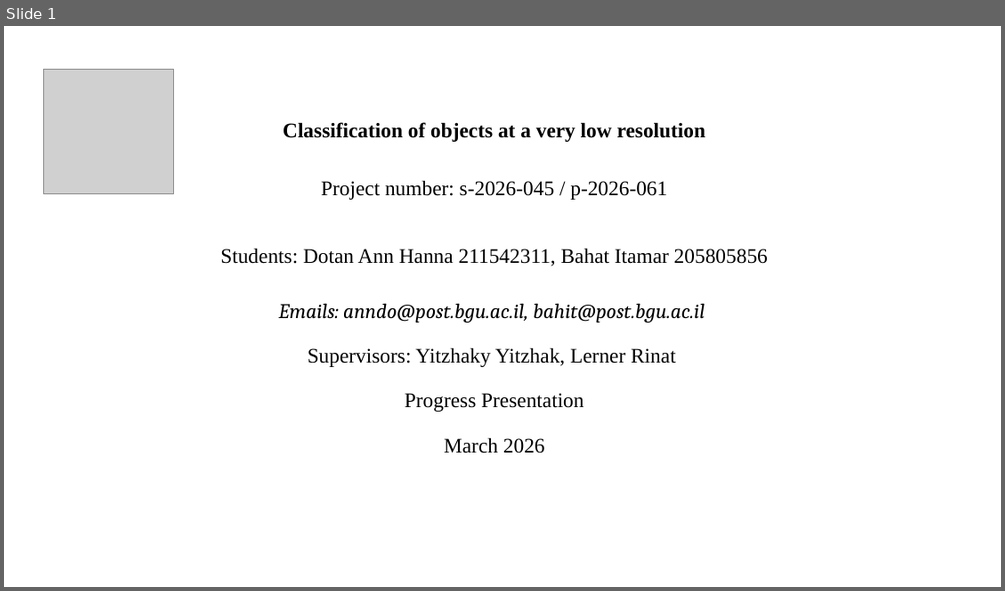
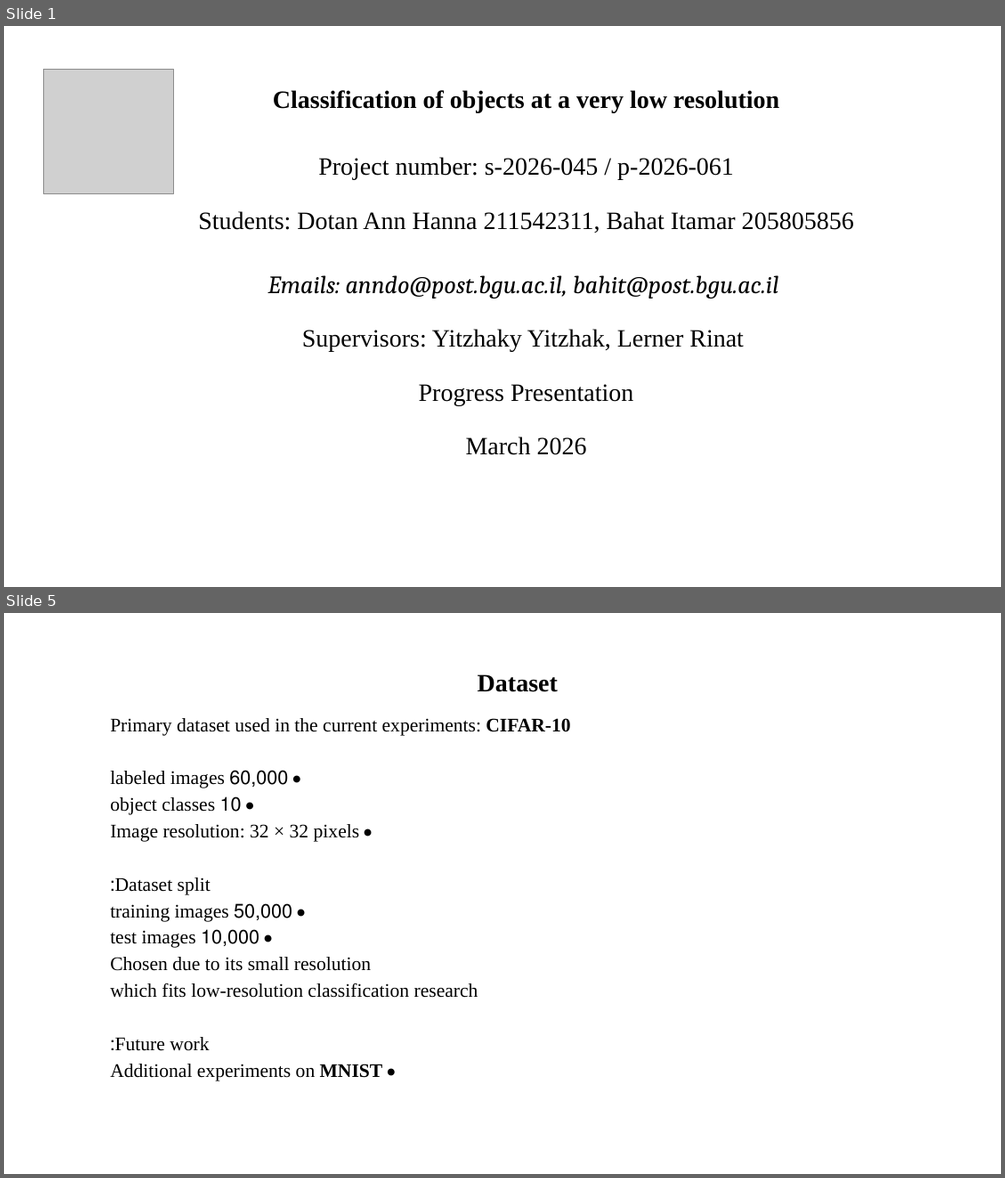
Before and after one commit to itamarbahat/NewFinalProject, a slide deck: docs/Progress_Presentation.pptx. Shown one above the other, each under a label of ours: slide 1 before the commit, slides 1 and 5 after it; the slides between them are not shown. The pictures are 1005x591 and 1005x1178 pixels, drawn with LibreOffice and Linux fonts; fonts in the diff are those of the drawing; grey boxes stand for pictures. Boxes give left, top, right and bottom in pixels: in the first picture for what was removed or moved away, otherwise in the second. Text is boxed around its words. In the diff, an @@ line names an element or a change of style, - is before the commit and + after.

```diff
--- a/docs/Progress_Presentation.pptx
+++ b/docs/Progress_Presentation.pptx
@@ slide 5 added at (x1=4, y1=613, x2=1001, y2=1174), background #FFFFFF @@
@@ subtitle added at (x1=477, y1=674, x2=558, y2=692), 24 pt, text #000000, bold @@
+Dataset
@@ text added at (x1=110, y1=718, x2=570, y2=1081), 18.5 pt, text #000000 @@
+Primary dataset used in the current experiments: CIFAR-10
+• 60,000 labeled images
+• 10 object classes
+• Image resolution: 32 × 32 pixels
+Dataset split:
+• 50,000 training images
+• 10,000 test images
+Chosen due to its small resolution
+which fits low-resolution classification research
+Future work:
+• Additional experiments on MNIST
@@ slide 1 changed as well @@
@@ subtitle "Classification of objects at a ..." moved from (x1=220, y1=122, x2=768, y2=453) to (x1=198, y1=90, x2=854, y2=455) @@
@@ subtitle "Classification of objects at a ..." at (x1=198, y1=90, x2=854, y2=455): size 20 to 24 pt @@
```
Also in this commit, not shown: 13 other slides added, 10 slides removed, 8 other files.
